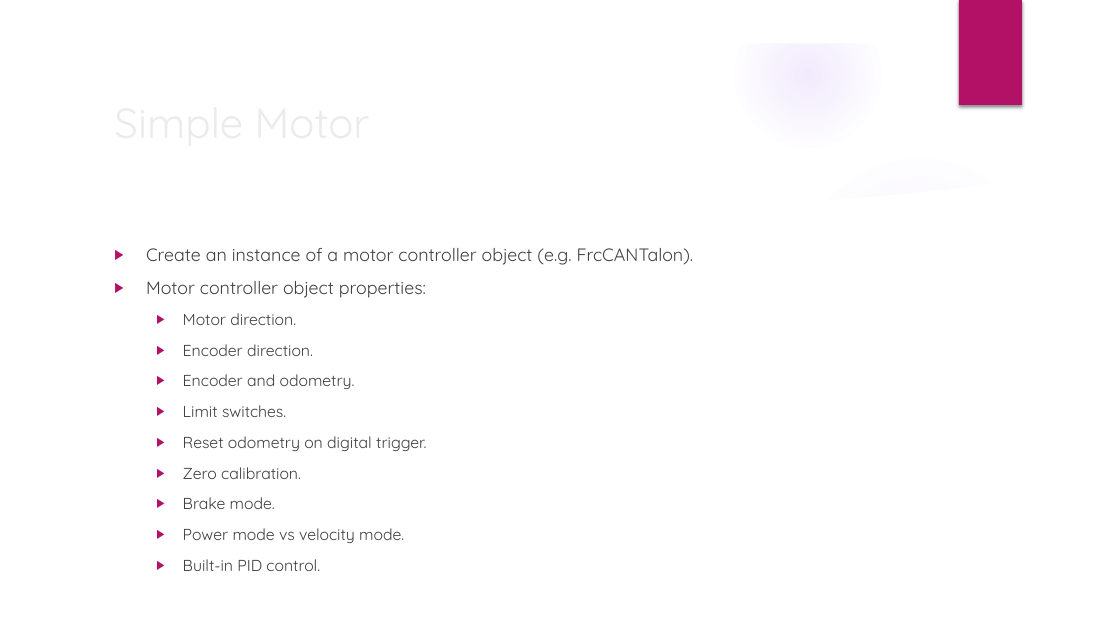
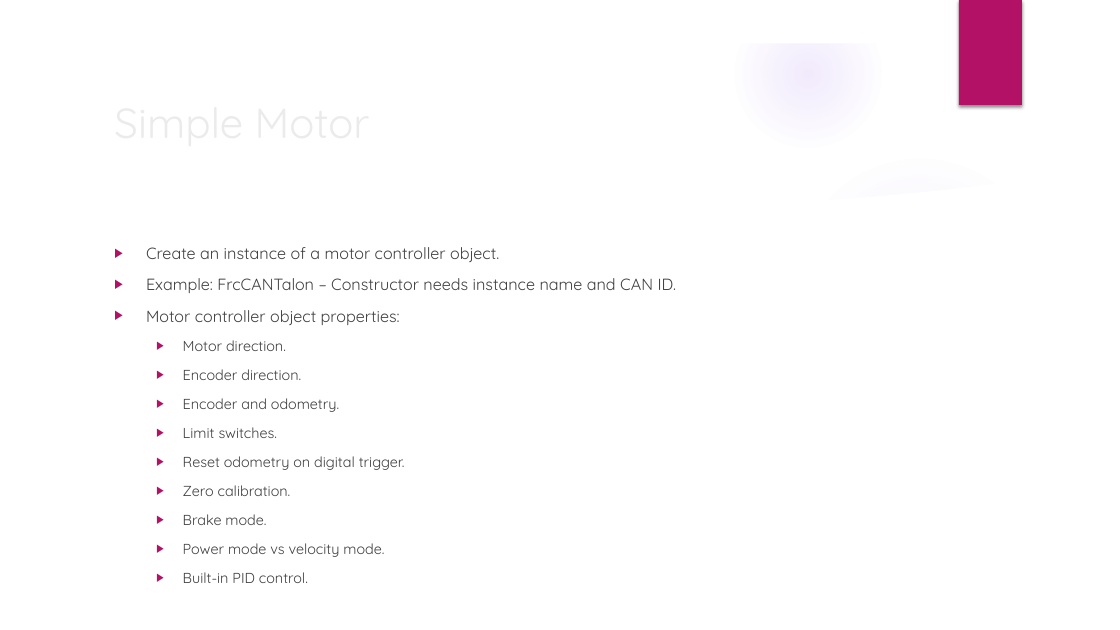
Before and after one commit to trc492/FrcProgrammingClass, a slide deck: slide 3 of Lesson3/AdvancedRoboticsLesson3.pptx. Drawn at 1120x630 pixels with LibreOffice and Linux fonts; fonts in the diff are those of the drawing; background and template pictures are left out. Boxes give left, top, right and bottom in pixels: in the first picture for what was removed or moved away, otherwise in the second. Text is boxed around its words. In the diff, an @@ line names an element or a change of style, - is before the commit and + after.

```diff
--- a/Lesson3/AdvancedRoboticsLesson3.pptx
+++ b/Lesson3/AdvancedRoboticsLesson3.pptx
@@ text at (x1=146, y1=247, x2=677, y2=293): text changed; size 15.3 to 13.9 pt @@
-▶ Create an instance of a motor controller object (e.g. FrcCANTalon).
+▶ Create an instance of a motor controller object.
+▶ Example: FrcCANTalon – Constructor needs instance name and CAN ID.
@@ text at (x1=146, y1=310, x2=405, y2=557): size 15.3 to 13.9 pt in "Motor controller object properties:"; size 13.6 to 12.4 pt in "Motor direction.", "Encoder direction.", "Encoder and odometry.", "Limit switches." and 5 more places @@
```
Also in this commit, not shown: 4 other slides changed, 3 slides removed, 1 other file.
